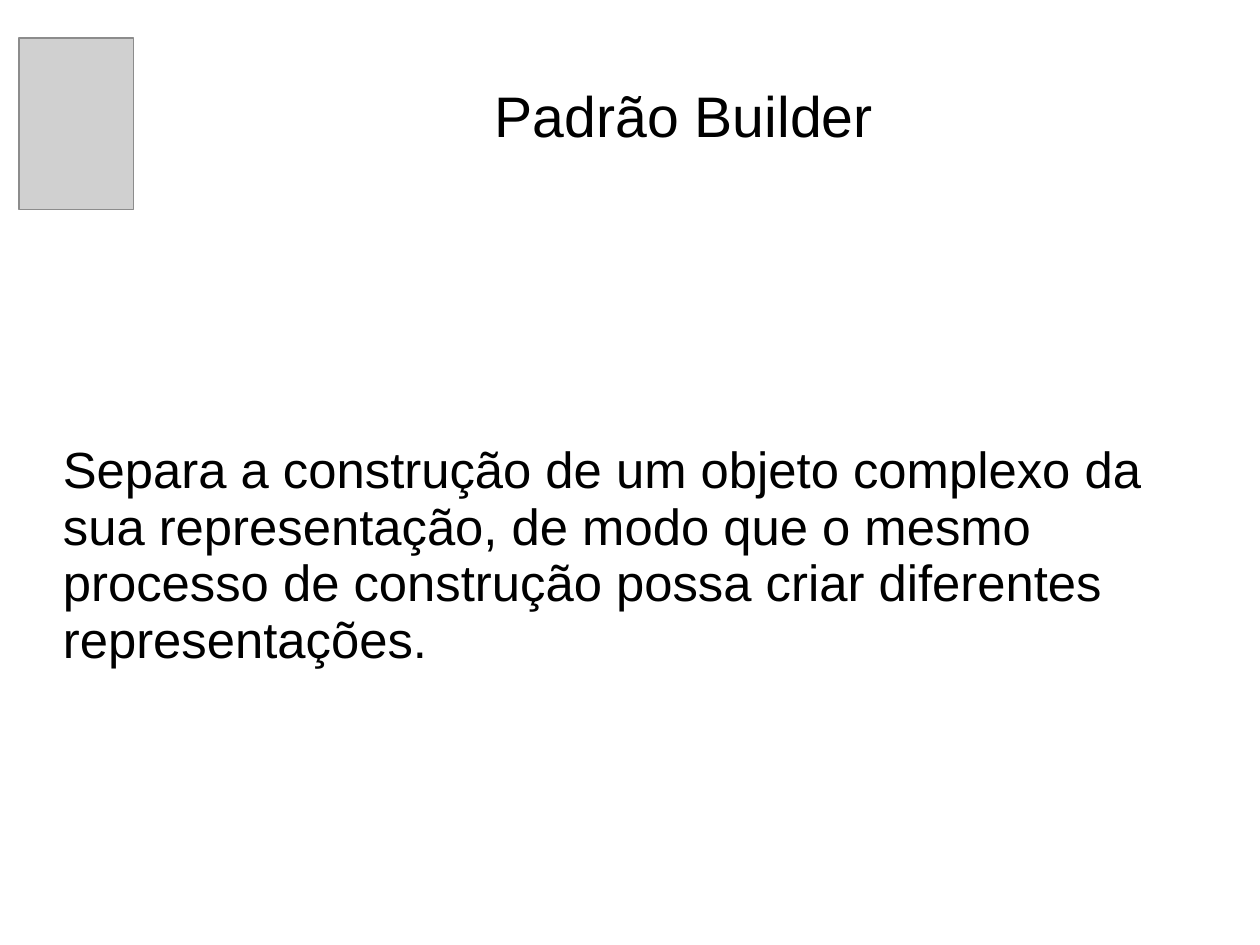
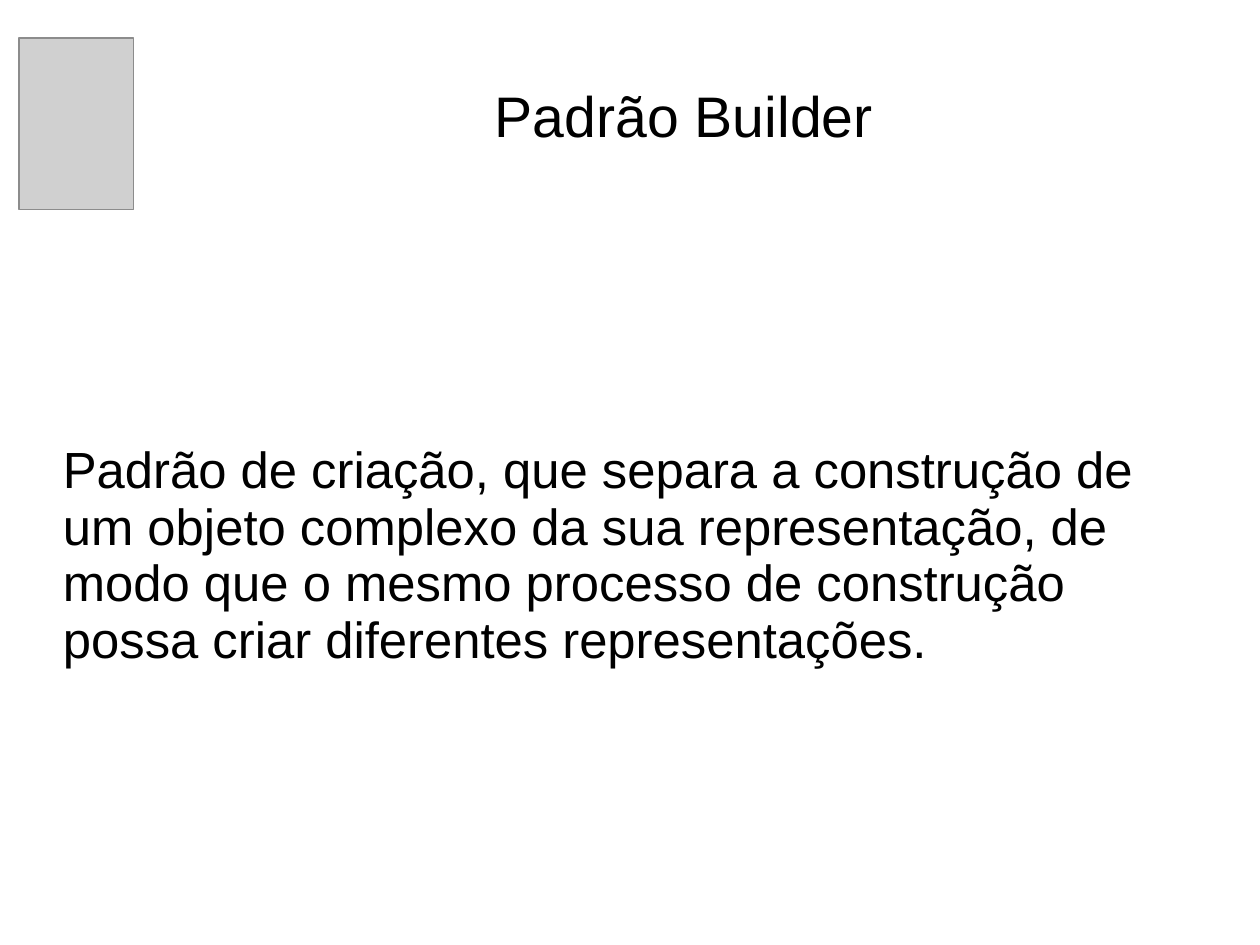
Before and after one commit to andrePfeiffer/Padroes, a slide deck: slide 11 of arquivos/Apresentação PSI.ppt (slide 10 before the commit). Drawn at 1260x945 pixels with LibreOffice and Linux fonts; fonts in the diff are those of the drawing; grey boxes stand for pictures; background and template pictures are left out. Boxes give left, top, right and bottom in pixels: in the first picture for what was removed or moved away, otherwise in the second. Text is boxed around its words. In the diff, an @@ line names an element or a change of style, - is before the commit and + after.

```diff
--- a/arquivos/Apresentação PSI.ppt
+++ b/arquivos/Apresentação PSI.ppt
@@ subtitle at [63, 451, 1132, 669]: text changed @@
-Separa a construção de um objeto complexo da sua representação, de modo que o mesmo processo de construção possa criar diferentes representações.
+Padrão de criação, que separa a construção de um objeto complexo da sua representação, de modo que o mesmo processo de construção possa criar diferentes representações.
```
Also in this commit, not shown: 9 other slides changed, 2 slides added, 4 other files.
